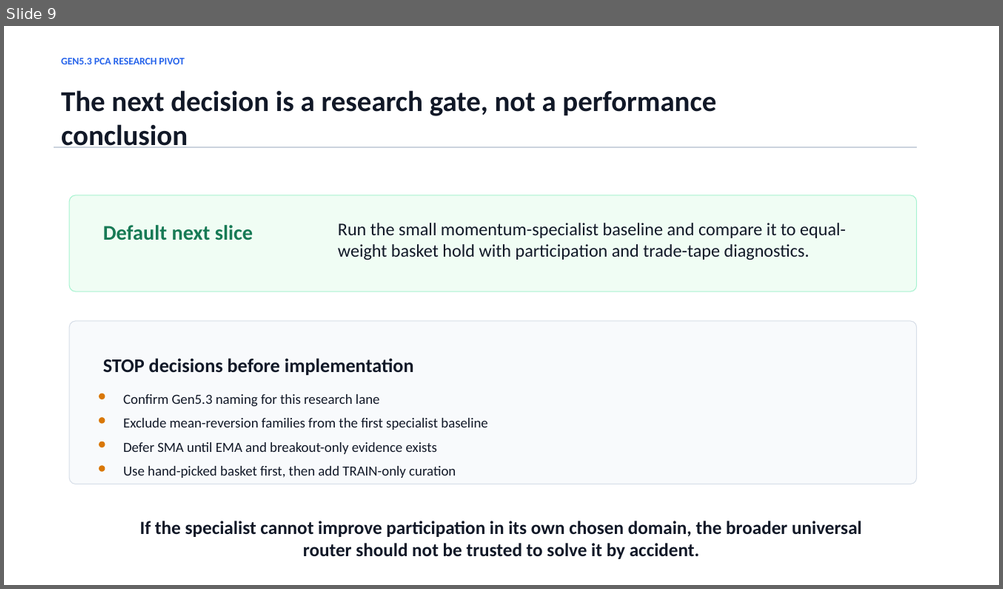
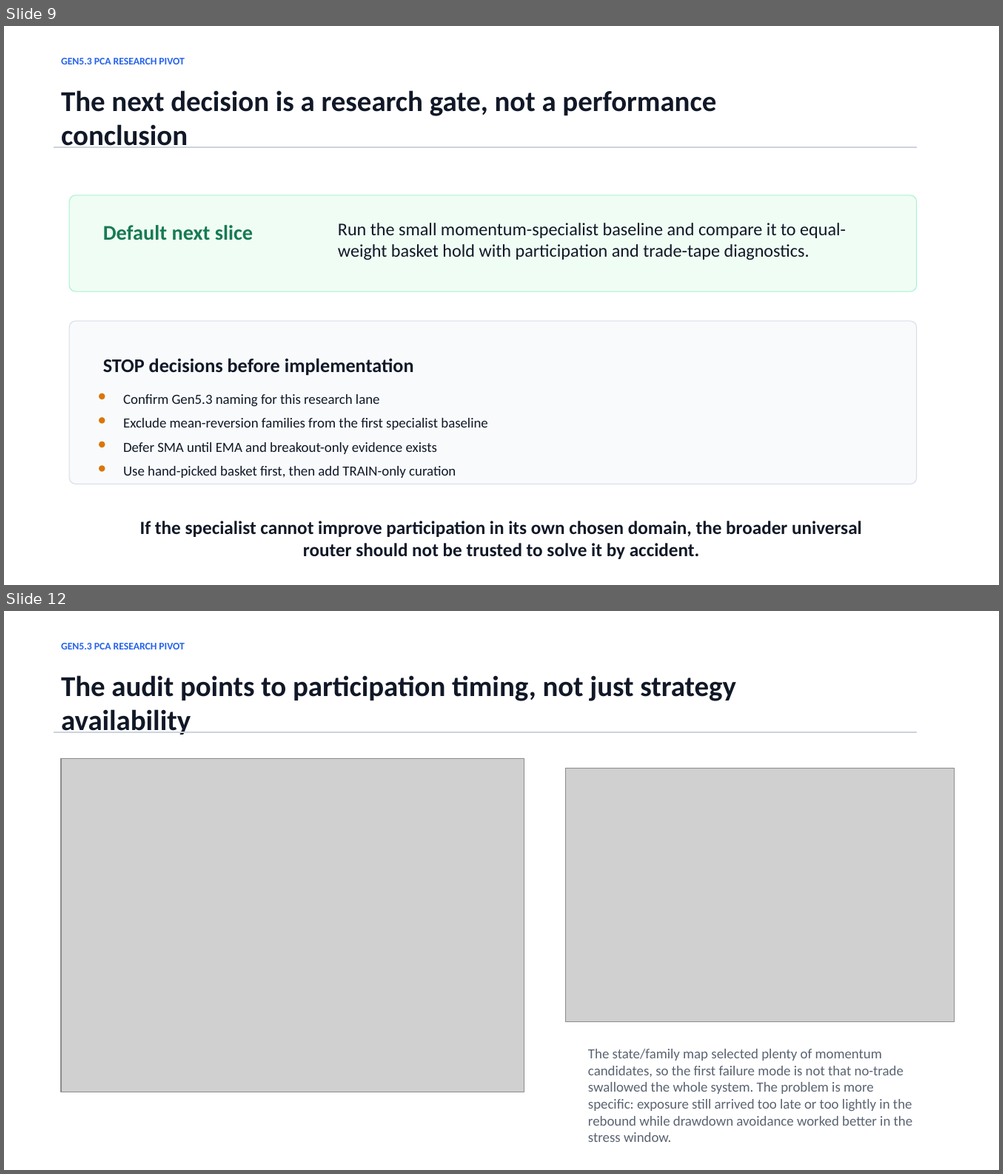
Before and after one commit to Francisc0Franc0/Time-Series-Modeling-Gen5, a slide deck: presentations/gen5_3_bull_momentum_specialist_plan.pptx. Shown one above the other, each under a label of ours: slide 9 before the commit, slides 9 and 12 after it; the slides between them are not shown. The pictures are 1003x589 and 1003x1174 pixels, drawn with LibreOffice and Linux fonts; fonts in the diff are those of the drawing; grey boxes stand for pictures. Boxes give left, top, right and bottom in pixels: in the first picture for what was removed or moved away, otherwise in the second. Text is boxed around its words. In the diff, an @@ line names an element or a change of style, - is before the commit and + after.

Commit message:
Run Gen5.3 bull momentum specialist baseline

```diff
--- a/presentations/gen5_3_bull_momentum_specialist_plan.pptx
+++ b/presentations/gen5_3_bull_momentum_specialist_plan.pptx
@@ slide 12 added at [4, 611, 999, 1170], background #FFFFFF @@
@@ text added at [61, 643, 184, 649], 9.8 pt, text #2563EB, bold @@
+GEN5.3 PCA RESEARCH PIVOT
@@ text added at [61, 675, 736, 735], 27.8 pt, text #111827, bold @@
+The audit points to participation timing, not just strategy availability
@@ rectangle added at [54, 732, 916, 732], fill #CBD3DD, outline #CBD3DD 0 pt @@
@@ picture added at [61, 759, 523, 1093] @@
@@ picture added at [565, 769, 954, 1023] @@
@@ text added at [588, 1049, 913, 1142], 13.5 pt, text #5B6472 @@
+The state/family map selected plenty of momentum candidates, so the first failure mode is not that no-trade swallowed the whole system. The problem is more specific: exposure still arrived too late or too lightly in the rebound while drawdown avoidance worked better in the stress window.
```
Also in this commit, not shown: 3 other slides added, 5 other files.
